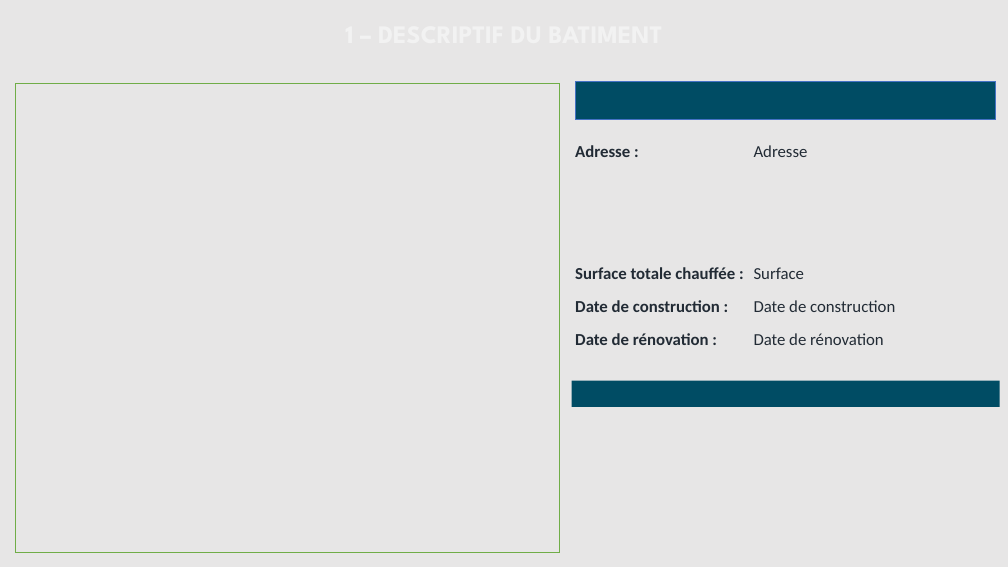
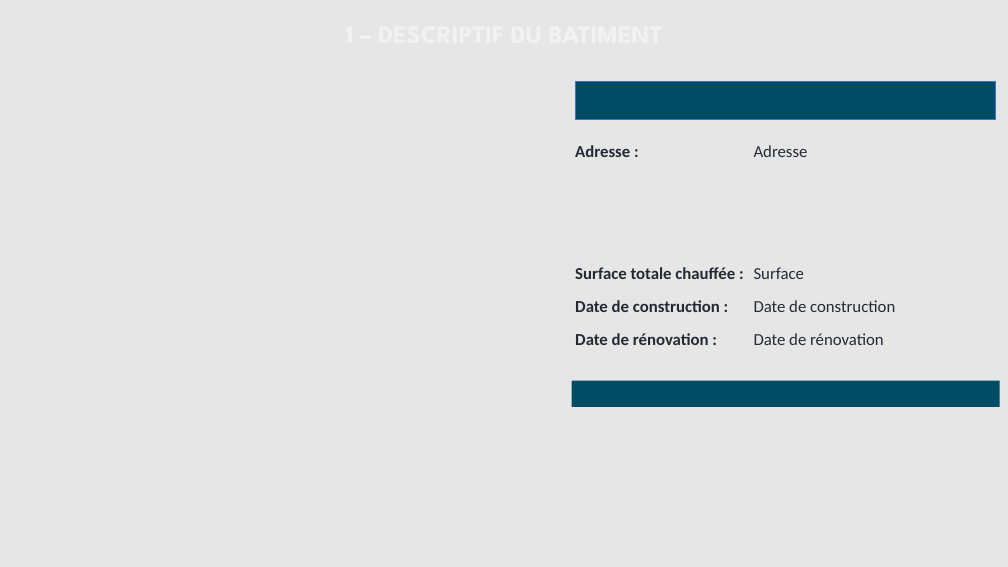
Before and after one commit to sigsieml/super-cep, a slide deck: slide 2 of app/src/main/assets/powerpointvierge.pptx. Drawn at 1008x567 pixels with LibreOffice and Linux fonts; fonts in the diff are those of the drawing; background and template pictures are left out. Boxes give left, top, right and bottom in pixels: in the first picture for what was removed or moved away, otherwise in the second. Text is boxed around its words. In the diff, an @@ line names an element or a change of style, - is before the commit and + after.

```diff
--- a/app/src/main/assets/powerpointvierge.pptx
+++ b/app/src/main/assets/powerpointvierge.pptx
@@ rectangle at (x1=15, y1=83, x2=559, y2=553): outline #70AD47 1 pt to #E7E6E6 1 pt @@
```
Also in this commit, not shown: 6 other slides changed, 1 other file.
